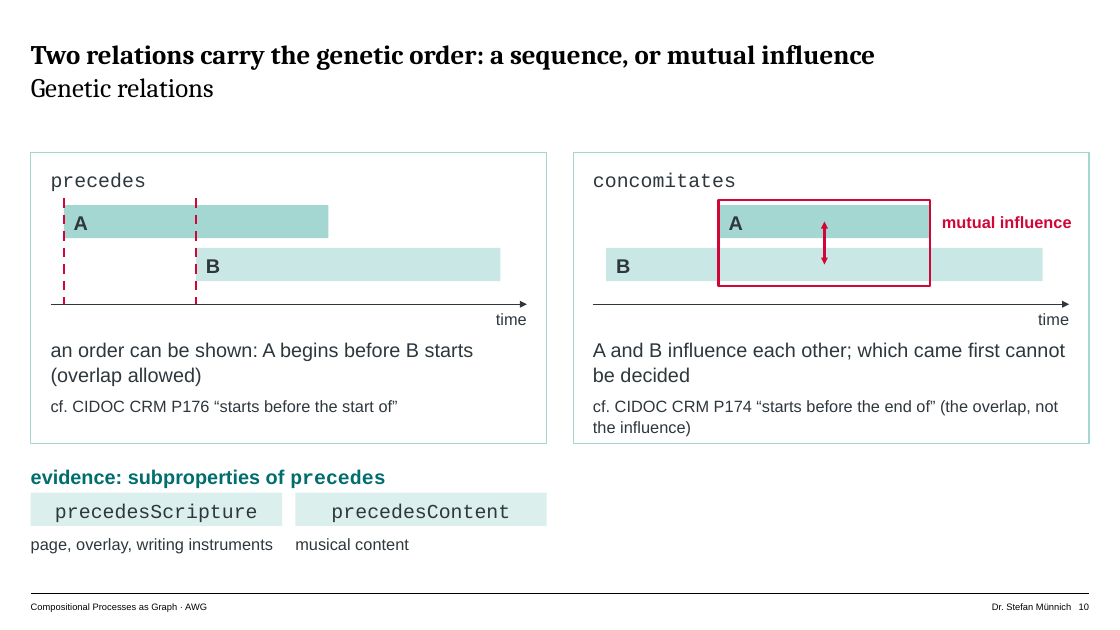
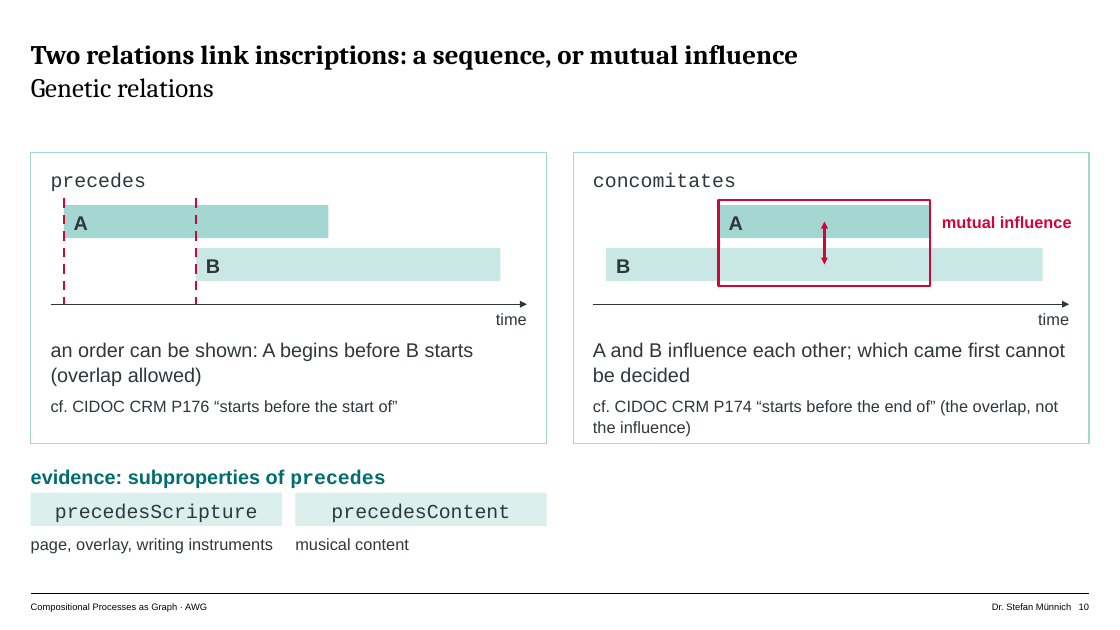
Before and after one commit to musicEnfanthen/presentations, a slide deck: slide 10 of genetics2026/AWG-Graph-Talk.pptx. Drawn at 1120x630 pixels with LibreOffice and Linux fonts; fonts in the diff are those of the drawing. Boxes give left, top, right and bottom in pixels: in the first picture for what was removed or moved away, otherwise in the second. Text is boxed around its words. In the diff, an @@ line names an element or a change of style, - is before the commit and + after.

Commit message:
update files for #genetics2026

```diff
--- a/genetics2026/AWG-Graph-Talk.pptx
+++ b/genetics2026/AWG-Graph-Talk.pptx
@@ title at [31,45,798,98]: text changed @@
-Two relations carry the genetic order: a sequence, or mutual influence
-Genetic relations
+Two relations link inscriptions: a sequence, or mutual influence
+Genetic relations
```
Also in this commit, not shown: 12 other slides changed, 6 other files.
